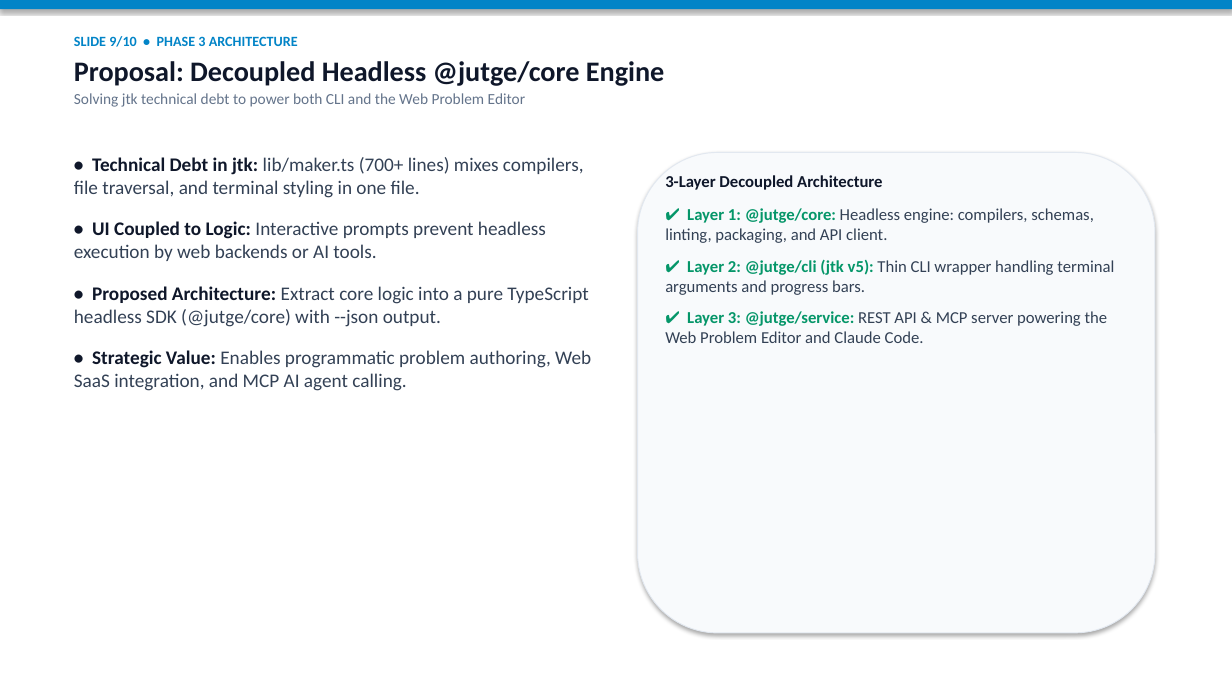
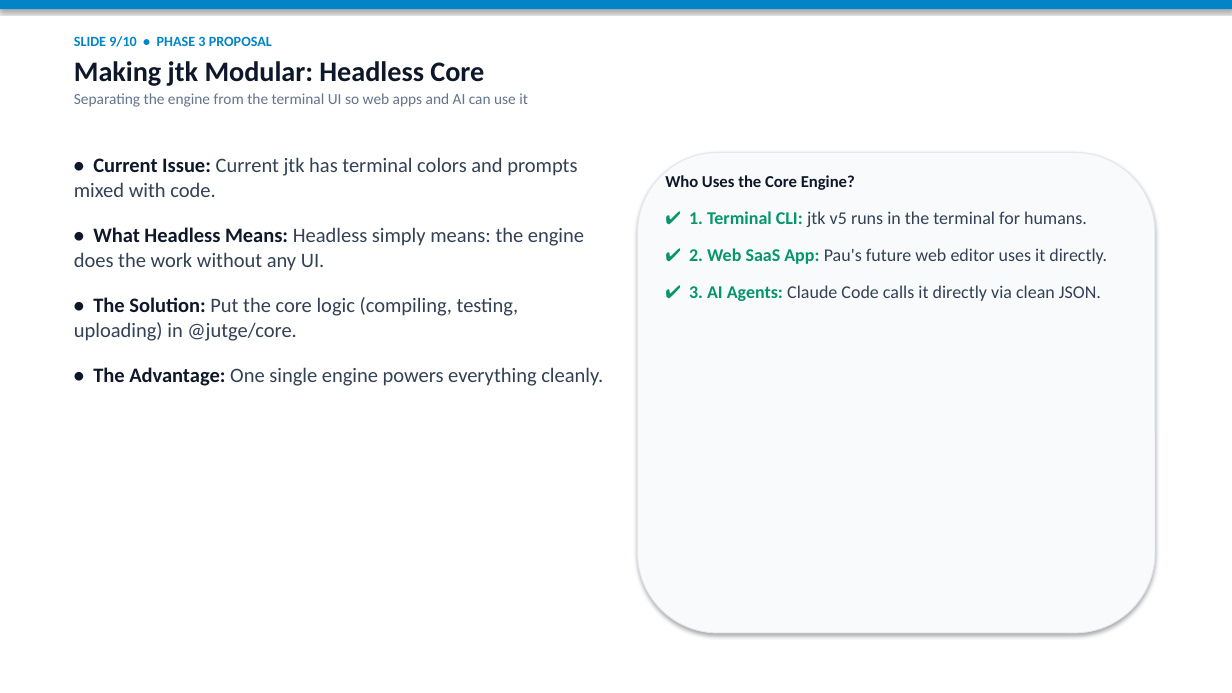
Before and after one commit to SuisSanem000/jutge-private, a slide deck: slide 9 of work/01-meeting-presentation-and-demo-20261112/meeting-summary-presentation.pptx. Drawn at 1232x693 pixels with LibreOffice and Linux fonts; fonts in the diff are those of the drawing. Boxes give left, top, right and bottom in pixels: in the first picture for what was removed or moved away, otherwise in the second. Text is boxed around its words. In the diff, an @@ line names an element or a change of style, - is before the commit and + after.

```diff
--- a/work/01-meeting-presentation-and-demo-20261112/meeting-summary-presentation.pptx
+++ b/work/01-meeting-presentation-and-demo-20261112/meeting-summary-presentation.pptx
@@ text at [74,36,528,107]: text changed; bold off @@
-SLIDE 9/10 • PHASE 3 ARCHITECTURE
-Proposal: Decoupled Headless @jutge/core Engine
-Solving jtk technical debt to power both CLI and the Web Problem Editor
+SLIDE 9/10 • PHASE 3 PROPOSAL
+Making jtk Modular: Headless Core
+Separating the engine from the terminal UI so web apps and AI can use it
@@ text at [74,157,603,386]: text changed; size 15 to 16 pt @@
-• Technical Debt in jtk: lib/maker.ts (700+ lines) mixes compilers, file traversal, and terminal styling in one file.
-• UI Coupled to Logic: Interactive prompts prevent headless execution by web backends or AI tools.
-• Proposed Architecture: Extract core logic into a pure TypeScript headless SDK (@jutge/core) with --json output.
-• Strategic Value: Enables programmatic problem authoring, Web SaaS integration, and MCP AI agent calling.
+• Current Issue: Current jtk has terminal colors and prompts mixed with code.
+• What Headless Means: Headless simply means: the engine does the work without any UI.
+• The Solution: Put the core logic (compiling, testing, uploading) in @jutge/core.
+• The Advantage: One single engine powers everything cleanly.
@@ text at [665,175,1107,301]: text changed; size 13 to 14 pt @@
-3-Layer Decoupled Architecture
-✔ Layer 1: @jutge/core: Headless engine: compilers, schemas, linting, packaging, and API client.
-✔ Layer 2: @jutge/cli (jtk v5): Thin CLI wrapper handling terminal arguments and progress bars.
-✔ Layer 3: @jutge/service: REST API & MCP server powering the Web Problem Editor and Claude Code.
+Who Uses the Core Engine?
+✔ 1. Terminal CLI: jtk v5 runs in the terminal for humans.
+✔ 2. Web SaaS App: Pau's future web editor uses it directly.
+✔ 3. AI Agents: Claude Code calls it directly via clean JSON.
```
Also in this commit, not shown: 9 other slides changed, 5 other files.
